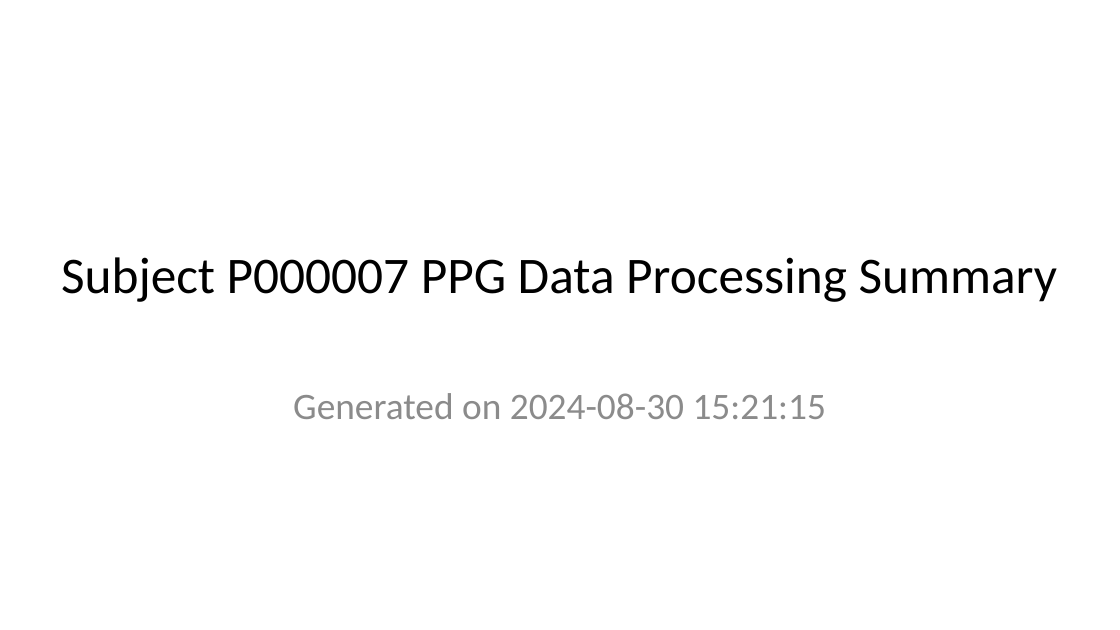
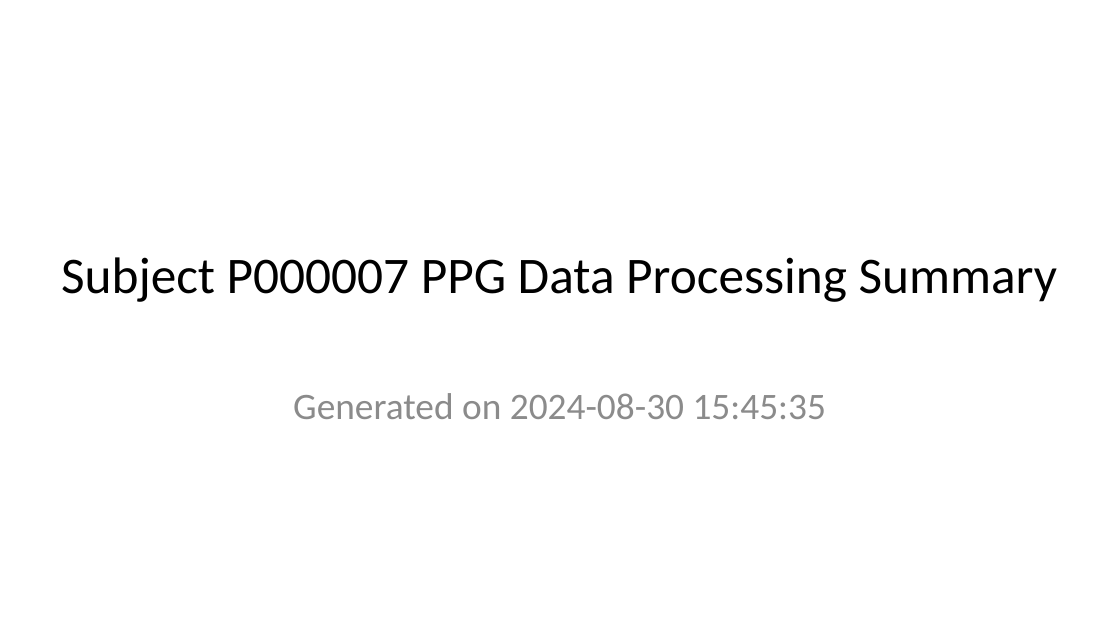
Before and after one commit to alphanumericslab/multimodal-physio-data-analysis, a slide deck: slide 21 of data/s012/prescribe-presentation.pptx. Drawn at 1120x630 pixels with LibreOffice and Linux fonts; fonts in the diff are those of the drawing. Boxes give left, top, right and bottom in pixels: in the first picture for what was removed or moved away, otherwise in the second. Text is boxed around its words. In the diff, an @@ line names an element or a change of style, - is before the commit and + after.

```diff
--- a/data/s012/prescribe-presentation.pptx
+++ b/data/s012/prescribe-presentation.pptx
@@ subtitle at (293, 393, 826, 419): text changed @@
-Generated on 2024-08-30 15:21:15
+Generated on 2024-08-30 15:45:35
```
Also in this commit, not shown: 1 other slide changed, 38 other files.
